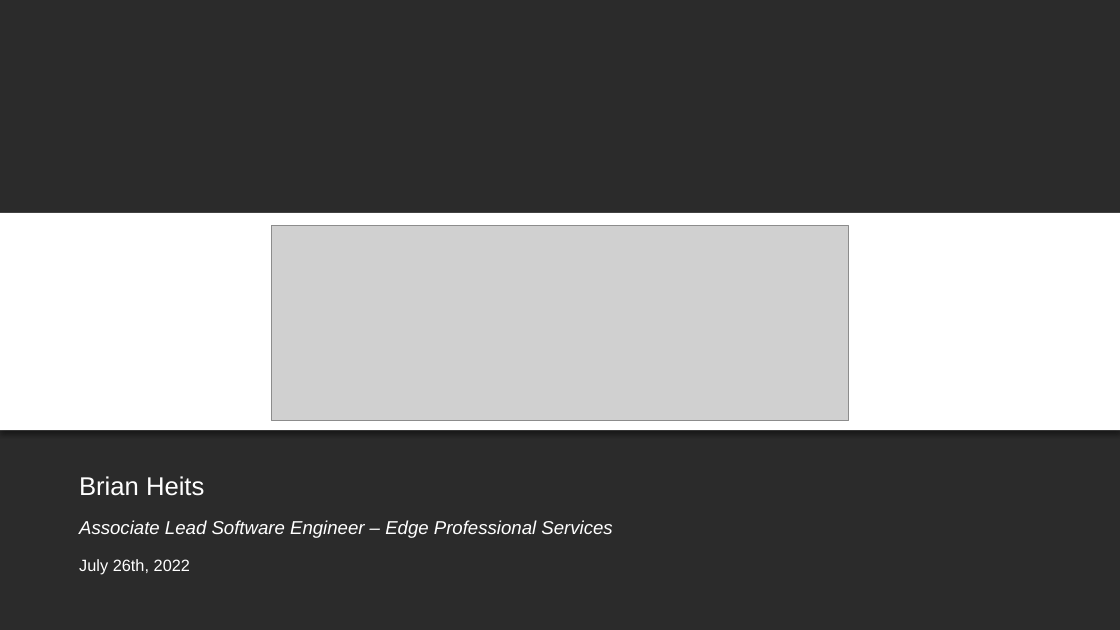
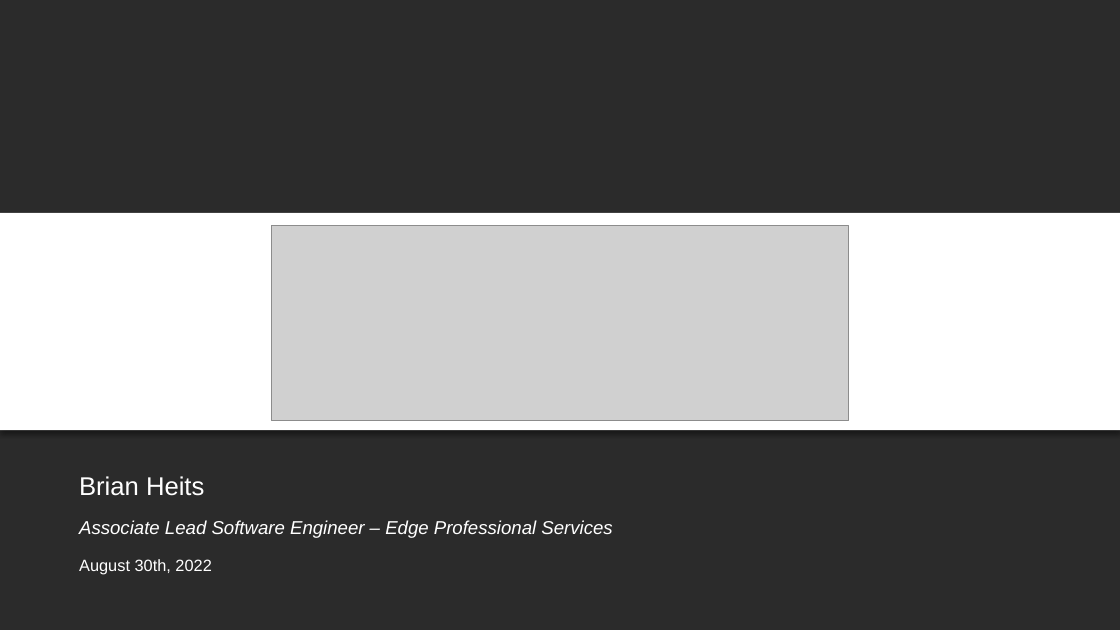
Before and after one commit to BH018364/SMART-on-FHIR-Training, a slide deck: slide 1 of SMART on FHIR Primer.pptx. Drawn at 1120x630 pixels with LibreOffice and Linux fonts; fonts in the diff are those of the drawing; grey boxes stand for pictures; background and template pictures are left out; a plain dark background stands for a picture behind light text. Boxes give left, top, right and bottom in pixels: in the first picture for what was removed or moved away, otherwise in the second. Text is boxed around its words. In the diff, an @@ line names an element or a change of style, - is before the commit and + after.

Commit message:
NIRH_CD August 2022 Updates

```diff
--- a/SMART on FHIR Primer.pptx
+++ b/SMART on FHIR Primer.pptx
@@ text at (79, 559, 211, 575): text changed @@
-July 26th, 2022
+August 30th, 2022
```
Also in this commit, not shown: 1 other file.
